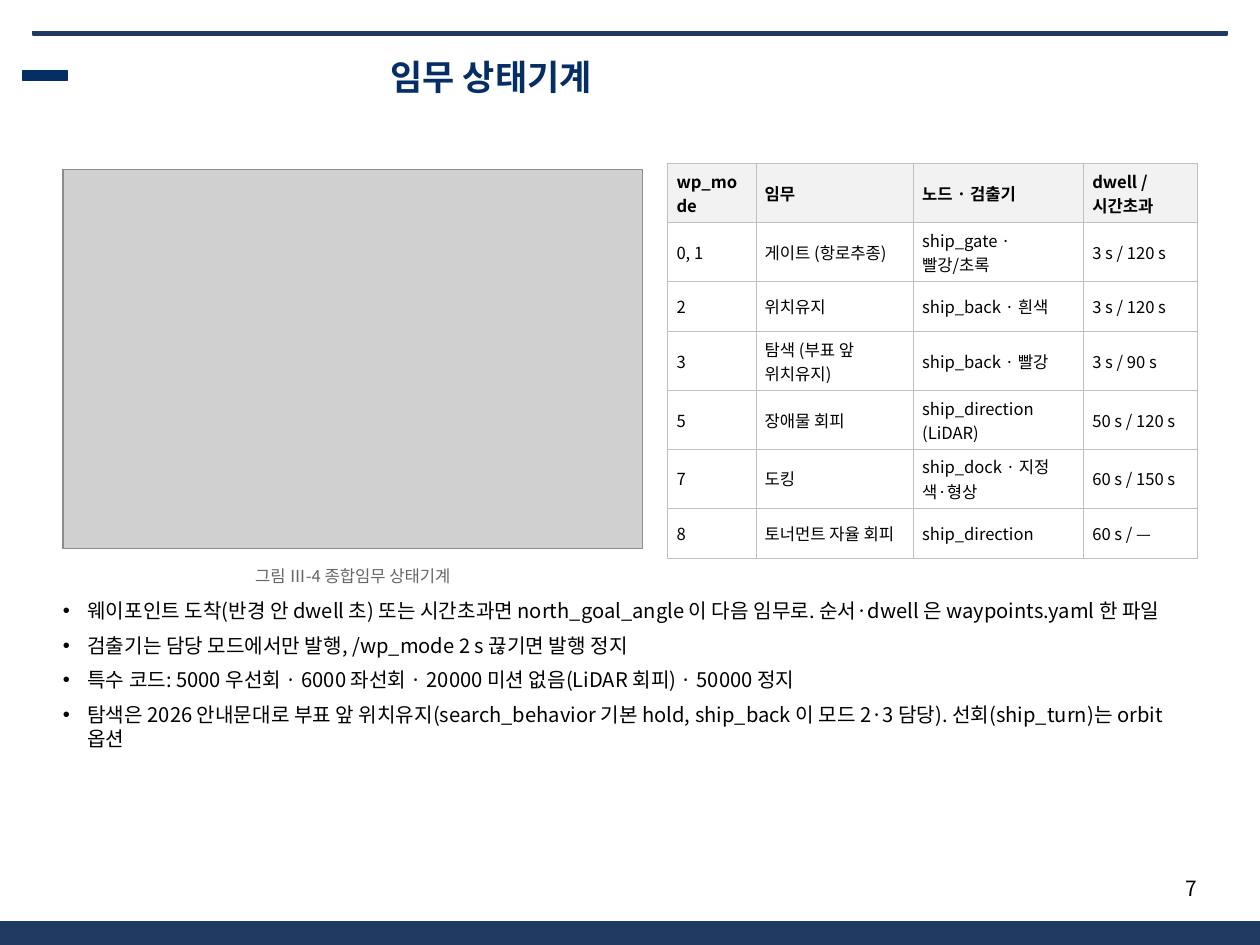
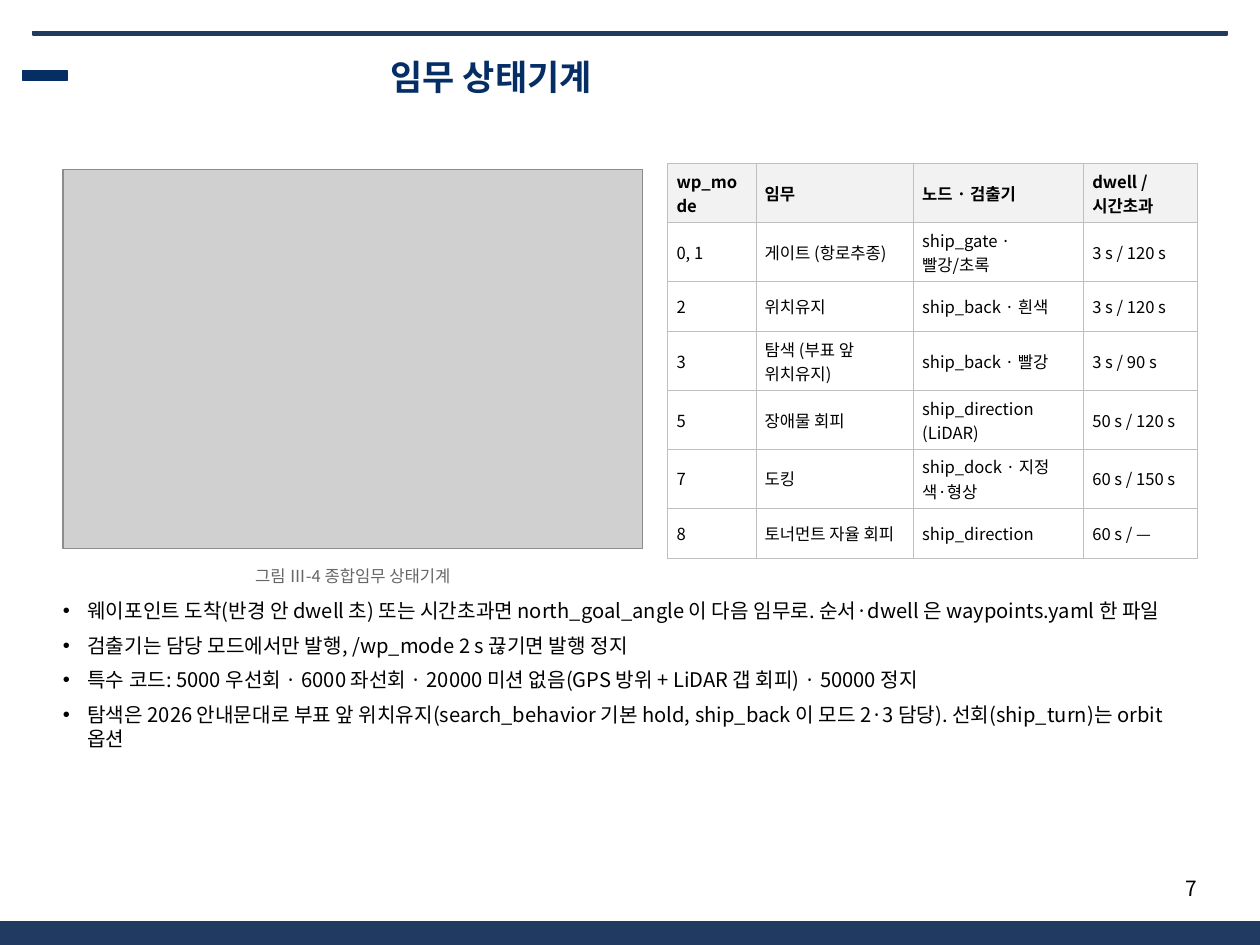
Before and after one commit to unmatsutake377-rgb/ros2_ws, a slide deck: slide 7 of docs/전달용/보고서_분담/발표자료_SSF_A.pptx. Drawn at 1260x945 pixels with LibreOffice and Linux fonts; fonts in the diff are those of the drawing; grey boxes stand for pictures; background and template pictures are left out. Boxes give left, top, right and bottom in pixels: in the first picture for what was removed or moved away, otherwise in the second. Text is boxed around its words. In the diff, an @@ line names an element or a change of style, - is before the commit and + after.

```diff
--- a/docs/전달용/보고서_분담/발표자료_SSF_A.pptx
+++ b/docs/전달용/보고서_분담/발표자료_SSF_A.pptx
@@ text at <box>87,670,918,691</box>: text changed @@
-• 특수 코드: 5000 우선회 · 6000 좌선회 · 20000 미션 없음(LiDAR 회피) · 50000 정지
+• 특수 코드: 5000 우선회 · 6000 좌선회 · 20000 미션 없음(GPS 방위 + LiDAR 갭 회피) · 50000 정지
```
Also in this commit, not shown: 1 other slide changed, 5 other files.
